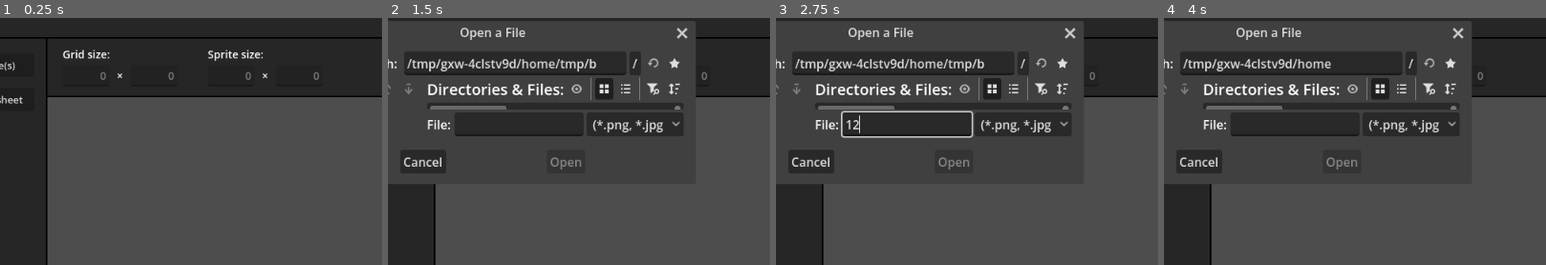
Above: before the commit, frames 1-4 (left to right).
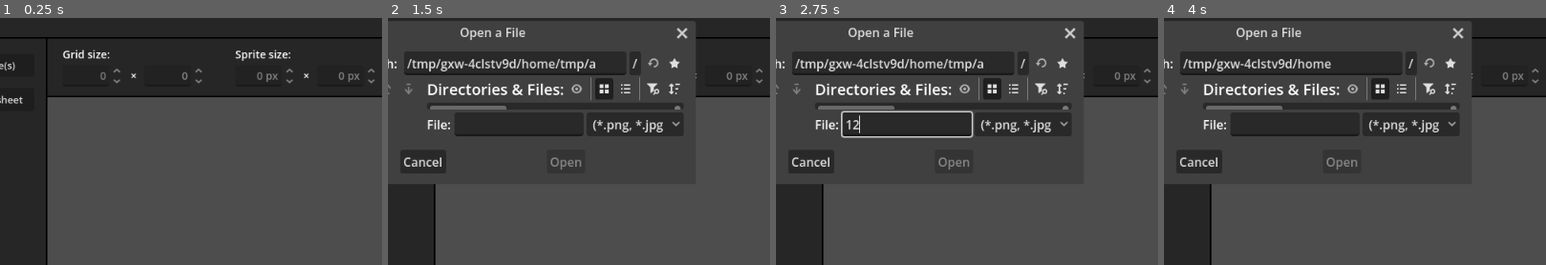
Above: after the commit, the same moments.

Repository: caleb-tognoli/spritesheetbelli
Game: Godot game, scene res://ui/main/main.tscn
Two runs of this game, one before a commit and one after it. Both use one fixed random seed, a clock stepped at 60 frames per second and the inputs below. The engine's default icon, where the game draws it, is replaced by a stand-in: a white triangle on a blue panel in a dark square.
Inputs (mouse positions are % of the whole screen's width and height, from its top left):
- Up to frame 1 (0.25 s): no input
- Up to frame 2 (1.5 s): click "File" at 0.5 s; click "Add Sprite(s)" at 1.25 s
- Up to frame 3 (2.75 s): click (29, 22) at 2.02 s; type "12" at 2.1 s
- Up to frame 4 (4 s): click (8, 9) at 2.75 s; click (8, 9) at 3.5 s
The pictures show only the part of the screen within x 12-62%, y 0-50%; the shares and areas given below are measured in that part.

The runs differ from the first frame. In frame 1, 1.0% of the frame differs, in the area x 29-98%, y 12-27%; in frame 2, 0.2%; in frame 3, 0.2%; in frame 4, 0.1%.

Commit message:
Fix: Clearing a grid field deleted every sprite
An empty grid field was replaced with 0, which removed all sprites after
the confirmation. Grid and sprite size fields are now SpinBoxes: an empty
or invalid entry restores the previous value, and their up/down arrows
add or remove a row or column in one click.

The three LineEdit helper components are no longer needed and are removed.

Diff:
--- a/scripts/components/line_edit/line_edit_numbers_only_component.gd
+++ /dev/null
@@ -1,22 +0,0 @@
-class_name LineEditNumberOnlyComponent
-extends Node
-
-@onready var line_edit: LineEdit = get_parent()
-@onready var regex_number_only = RegEx.new()
-
-var old_text = ""
-
-
-func _ready() -> void:
-	regex_number_only.compile("^[0-9]*$")
-
-	line_edit.text_changed.connect(_on_line_edit_text_changed)
-	line_edit.alignment = HORIZONTAL_ALIGNMENT_RIGHT
-
-
-func _on_line_edit_text_changed(new_text: String):
-	if regex_number_only.search(new_text):
-		old_text = str(new_text)
-	else:
-		line_edit.text = old_text
-		line_edit.set_caret_column(line_edit.text.length())
--- a/scripts/components/line_edit/line_edit_set_default_on_empty_submit_component.gd
+++ /dev/null
@@ -1,16 +0,0 @@
-class_name LineEditSetDefaultOnEmptySubmitComponent
-extends Node
-
-@export var default_value: String
-
-@onready var line_edit: LineEdit = get_parent()
-
-
-func _ready() -> void:
-	line_edit.text_submitted.connect(set_default_if_empty)
-
-
-func set_default_if_empty(new_text: String):
-	if new_text.is_empty():
-		line_edit.text = default_value
-		line_edit.text_submitted.emit(line_edit.text)
--- a/scripts/components/line_edit/line_edit_submit_on_focus_exit_component.gd
+++ /dev/null
@@ -1,8 +0,0 @@
-class_name LineEditSubmitOnFocusExitComponent
-extends Node
-
-@onready var line_edit: LineEdit = get_parent()
-
-
-func _ready() -> void:
-	line_edit.focus_exited.connect(func(): line_edit.text_submitted.emit(line_edit.text))
--- a/tests/unit/test_main.gd
+++ b/tests/unit/test_main.gd
@@ -118,3 +118,21 @@
 	main.new_spritesheet()
 	assert_true(Global.spritesheet.is_empty())
 	assert_eq(Global.filepath, "")
+
+
+func test_clearing_grid_field_keeps_previous_value() -> void:
+	Global.spritesheet.add_frames([make_image(Color.RED), make_image(Color.BLUE)] as Array[Image])
+	await get_tree().process_frame
+	var field: SpinBox = main.grid_columns
+	var line_edit := field.get_line_edit()
+	line_edit.text = ""
+	line_edit.text_submitted.emit("")
+	field.apply()
+	assert_eq(Global.spritesheet.frames.size(), 2, "no sprites deleted")
+	assert_eq(int(field.value), 2)
+
+
+func test_grid_spinbox_arrows_add_columns() -> void:
+	Global.spritesheet.add_frames([make_image(Color.RED)] as Array[Image])
+	main.grid_columns.value += 1
+	assert_eq(Global.spritesheet.grid_size, Vector2i(2, 1))
--- a/ui/add_spritesheet/add_spritesheet_window.gd
+++ b/ui/add_spritesheet/add_spritesheet_window.gd
@@ -6,8 +6,8 @@
 @onready var preview_area: PreviewArea = %PreviewArea
 @onready var add_selected_frames_btn: Button = %AddSelectedFrames
 @onready var add_spritesheet_btn: Button = %AddSpritesheet
-@onready var grid_columns: LineEdit = %GridColumns
-@onready var grid_rows: LineEdit = %GridRows
+@onready var grid_columns: SpinBox = %GridColumns
+@onready var grid_rows: SpinBox = %GridRows
 
 @export var spritesheet_image: Image
 
@@ -20,11 +20,11 @@
 	add_selected_frames_btn.pressed.connect(add_selected_frames_to_global)
 	add_spritesheet_btn.pressed.connect(add_spritesheet_to_global)
 	preview_area.spritesheet_preview.preview_updated.connect(on_preview_update)
-	grid_columns.text_submitted.connect(
-		func(columns_str: String): update_grid_size(int(columns_str), spritesheet.grid_size.y)
+	grid_columns.value_changed.connect(
+		func(columns: float): update_grid_size(int(columns), spritesheet.grid_size.y)
 	)
-	grid_rows.text_submitted.connect(
-		func(rows_str: String): update_grid_size(spritesheet.grid_size.x, int(rows_str))
+	grid_rows.value_changed.connect(
+		func(rows: float): update_grid_size(spritesheet.grid_size.x, int(rows))
 	)
 
 	preview_area.spritesheet_preview.able_to_lock_spaces = false
@@ -66,8 +66,8 @@
 	preview_area.spritesheet_preview.spritesheet = spritesheet
 	on_preview_update()
 
-	grid_columns.text = str(columns)
-	grid_rows.text = str(rows)
+	grid_columns.set_value_no_signal(columns)
+	grid_rows.set_value_no_signal(rows)
 
 
 func add_spritesheet_to_global():
--- a/ui/add_spritesheet/add_spritesheet_window.tscn
+++ b/ui/add_spritesheet/add_spritesheet_window.tscn
@@ -3,10 +3,7 @@
 [ext_resource type="Script" path="res://ui/add_spritesheet/add_spritesheet_window.gd" id="1_03ua1"]
 [ext_resource type="Theme" uid="uid://b3ifhjmt3jxbu" path="res://resources/themes/main_theme.tres" id="1_6ilyc"]
 [ext_resource type="PackedScene" uid="uid://dr85rkajtgbvy" path="res://ui/spritesheet_preview/preview_area.tscn" id="1_625nm"]
-[ext_resource type="Script" path="res://scripts/components/line_edit/line_edit_numbers_only_component.gd" id="3_0mbrd"]
 [ext_resource type="Theme" uid="uid://djdxrtim7a6av" path="res://resources/themes/left_bar_theme.tres" id="3_6ejyu"]
-[ext_resource type="Script" path="res://scripts/components/line_edit/line_edit_submit_on_focus_exit_component.gd" id="4_rprxi"]
-[ext_resource type="Script" path="res://scripts/components/line_edit/line_edit_set_default_on_empty_submit_component.gd" id="5_mjx14"]
 
 [sub_resource type="StyleBoxFlat" id="StyleBoxFlat_8faui"]
 bg_color = Color(0, 0, 0, 1)
@@ -67,45 +64,31 @@
 size_flags_horizontal = 0
 theme_override_constants/separation = 10
 
-[node name="GridColumns" type="LineEdit" parent="VBoxContainer/PanelContainer/MarginContainer/HBoxContainer/GridSize/HBoxContainer"]
+[node name="GridColumns" type="SpinBox" parent="VBoxContainer/PanelContainer/MarginContainer/HBoxContainer/GridSize/HBoxContainer"]
 unique_name_in_owner = true
 layout_mode = 2
 size_flags_vertical = 4
 tooltip_text = "Columns"
-placeholder_text = "x"
+min_value = 1.0
+max_value = 1024.0
+value = 1.0
+alignment = 2
 select_all_on_focus = true
-
-[node name="LineEditNumberOnlyComponent" type="Node" parent="VBoxContainer/PanelContainer/MarginContainer/HBoxContainer/GridSize/HBoxContainer/GridColumns"]
-script = ExtResource("3_0mbrd")
-
-[node name="LineEditSubmitOnFocusExitComponent" type="Node" parent="VBoxContainer/PanelContainer/MarginContainer/HBoxContainer/GridSize/HBoxContainer/GridColumns"]
-script = ExtResource("4_rprxi")
-
-[node name="LineEditSetDefaultOnEmptySubmitComponent" type="Node" parent="VBoxContainer/PanelContainer/MarginContainer/HBoxContainer/GridSize/HBoxContainer/GridColumns"]
-script = ExtResource("5_mjx14")
-default_value = "0"
 
 [node name="X" type="Label" parent="VBoxContainer/PanelContainer/MarginContainer/HBoxContainer/GridSize/HBoxContainer"]
 layout_mode = 2
 text = "×"
 
-[node name="GridRows" type="LineEdit" parent="VBoxContainer/PanelContainer/MarginContainer/HBoxContainer/GridSize/HBoxContainer"]
+[node name="GridRows" type="SpinBox" parent="VBoxContainer/PanelContainer/MarginContainer/HBoxContainer/GridSize/HBoxContainer"]
 unique_name_in_owner = true
 layout_mode = 2
 size_flags_vertical = 4
 tooltip_text = "Rows"
-placeholder_text = "y"
+min_value = 1.0
+max_value = 1024.0
+value = 1.0
+alignment = 2
 select_all_on_focus = true
-
-[node name="LineEditNumbersOnlyComponent" type="Node" parent="VBoxContainer/PanelContainer/MarginContainer/HBoxContainer/GridSize/HBoxContainer/GridRows"]
-script = ExtResource("3_0mbrd")
-
-[node name="LineEditSubmitOnFocusExitComponent" type="Node" parent="VBoxContainer/PanelContainer/MarginContainer/HBoxContainer/GridSize/HBoxContainer/GridRows"]
-script = ExtResource("4_rprxi")
-
-[node name="LineEditSetDefaultOnEmptySubmitComponent" type="Node" parent="VBoxContainer/PanelContainer/MarginContainer/HBoxContainer/GridSize/HBoxContainer/GridRows"]
-script = ExtResource("5_mjx14")
-default_value = "0"
 
 [node name="PreviewArea" parent="VBoxContainer" instance=ExtResource("1_625nm")]
 unique_name_in_owner = true
--- a/ui/main/main.tscn
+++ b/ui/main/main.tscn
@@ -3,7 +3,6 @@
 [ext_resource type="Theme" uid="uid://b3ifhjmt3jxbu" path="res://resources/themes/main_theme.tres" id="1_cqlxd"]
 [ext_resource type="Script" path="res://ui/main/main_ui.gd" id="1_o3sot"]
 [ext_resource type="Theme" uid="uid://boqntmvqibtxh" path="res://resources/themes/top_row_theme.tres" id="1_pgjiq"]
-[ext_resource type="Script" path="res://scripts/components/line_edit/line_edit_numbers_only_component.gd" id="2_qfp4s"]
 [ext_resource type="Theme" uid="uid://byp010118e18q" path="res://resources/themes/dialog_theme.tres" id="3_px7nh"]
 [ext_resource type="Script" path="res://scripts/components/accept_dialog/accept_dialog_center_text_component.gd" id="3_wj0uo"]
 [ext_resource type="Theme" uid="uid://djdxrtim7a6av" path="res://resources/themes/left_bar_theme.tres" id="5_itfh2"]
@@ -13,8 +12,6 @@
 [ext_resource type="PackedScene" uid="uid://dr85rkajtgbvy" path="res://ui/spritesheet_preview/preview_area.tscn" id="6_q2y6a"]
 [ext_resource type="Script" path="res://ui/main/menu_bar.gd" id="7_rk3ov"]
 [ext_resource type="Texture2D" uid="uid://chq2yry3hpy6c" path="res://assets/icons/SpriteSheet.svg" id="7_wpt02"]
-[ext_resource type="Script" path="res://scripts/components/line_edit/line_edit_submit_on_focus_exit_component.gd" id="8_ej51d"]
-[ext_resource type="Script" path="res://scripts/components/line_edit/line_edit_set_default_on_empty_submit_component.gd" id="9_hy223"]
 
 [sub_resource type="StyleBoxFlat" id="StyleBoxFlat_qlfvo"]
 bg_color = Color(0, 0, 0, 1)
@@ -224,47 +221,33 @@
 layout_mode = 2
 theme_override_constants/separation = 10
 
-[node name="GridColumns" type="LineEdit" parent="VBoxContainer/HBoxContainer/VBoxContainer/Panel/MarginContainer/HBoxContainer/GridSize/HBoxContainer"]
+[node name="GridColumns" type="SpinBox" parent="VBoxContainer/HBoxContainer/VBoxContainer/Panel/MarginContainer/HBoxContainer/GridSize/HBoxContainer"]
 unique_name_in_owner = true
 layout_mode = 2
 size_flags_horizontal = 3
 size_flags_vertical = 4
 tooltip_text = "Columns"
-placeholder_text = "x"
+min_value = 1.0
+max_value = 1024.0
+value = 1.0
+alignment = 2
 select_all_on_focus = true
 
-[node name="LineEditNumberOnlyComponent" type="Node" parent="VBoxContainer/HBoxContainer/VBoxContainer/Panel/MarginContainer/HBoxContainer/GridSize/HBoxContainer/GridColumns"]
-script = ExtResource("2_qfp4s")
-
-[node name="LineEditSubmitOnFocusExitComponent" type="Node" parent="VBoxContainer/HBoxContainer/VBoxContainer/Panel/MarginContainer/HBoxContainer/GridSize/HBoxContainer/GridColumns"]
-script = ExtResource("8_ej51d")
-
-[node name="LineEditSetDefaultOnEmptySubmitComponent" type="Node" parent="VBoxContainer/HBoxContainer/VBoxContainer/Panel/MarginContainer/HBoxContainer/GridSize/HBoxContainer/GridColumns"]
-script = ExtResource("9_hy223")
-default_value = "0"
-
 [node name="X" type="Label" parent="VBoxContainer/HBoxContainer/VBoxContainer/Panel/MarginContainer/HBoxContainer/GridSize/HBoxContainer"]
 layout_mode = 2
 text = "×"
 
-[node name="GridRows" type="LineEdit" parent="VBoxContainer/HBoxContainer/VBoxContainer/Panel/MarginContainer/HBoxContainer/GridSize/HBoxContainer"]
+[node name="GridRows" type="SpinBox" parent="VBoxContainer/HBoxContainer/VBoxContainer/Panel/MarginContainer/HBoxContainer/GridSize/HBoxContainer"]
 unique_name_in_owner = true
 layout_mode = 2
 size_flags_horizontal = 3
 size_flags_vertical = 4
 tooltip_text = "Rows"
-placeholder_text = "y"
+min_value = 1.0
+max_value = 1024.0
+value = 1.0
+alignment = 2
 select_all_on_focus = true
-
-[node name="LineEditNumbersOnlyComponent" type="Node" parent="VBoxContainer/HBoxContainer/VBoxContainer/Panel/MarginContainer/HBoxContainer/GridSize/HBoxContainer/GridRows"]
-script = ExtResource("2_qfp4s")
-
-[node name="LineEditSubmitOnFocusExitComponent" type="Node" parent="VBoxContainer/HBoxContainer/VBoxContainer/Panel/MarginContainer/HBoxContainer/GridSize/HBoxContainer/GridRows"]
-script = ExtResource("8_ej51d")
-
-[node name="LineEditSetDefaultOnEmptySubmitComponent" type="Node" parent="VBoxContainer/HBoxContainer/VBoxContainer/Panel/MarginContainer/HBoxContainer/GridSize/HBoxContainer/GridRows"]
-script = ExtResource("9_hy223")
-default_value = "0"
 
 [node name="SpriteSize" type="VBoxContainer" parent="VBoxContainer/HBoxContainer/VBoxContainer/Panel/MarginContainer/HBoxContainer"]
 layout_mode = 2
@@ -279,47 +262,35 @@
 layout_mode = 2
 theme_override_constants/separation = 10
 
-[node name="SpriteWidth" type="LineEdit" parent="VBoxContainer/HBoxContainer/VBoxContainer/Panel/MarginContainer/HBoxContainer/SpriteSize/HBoxContainer"]
+[node name="SpriteWidth" type="SpinBox" parent="VBoxContainer/HBoxContainer/VBoxContainer/Panel/MarginContainer/HBoxContainer/SpriteSize/HBoxContainer"]
 unique_name_in_owner = true
 layout_mode = 2
 size_flags_horizontal = 3
 size_flags_vertical = 4
 tooltip_text = "Length"
-placeholder_text = "x"
-editable = false
-
-[node name="LineEditNumberOnlyComponent" type="Node" parent="VBoxContainer/HBoxContainer/VBoxContainer/Panel/MarginContainer/HBoxContainer/SpriteSize/HBoxContainer/SpriteWidth"]
-script = ExtResource("2_qfp4s")
-
-[node name="LineEditSubmitOnFocusExitComponent" type="Node" parent="VBoxContainer/HBoxContainer/VBoxContainer/Panel/MarginContainer/HBoxContainer/SpriteSize/HBoxContainer/SpriteWidth"]
-script = ExtResource("8_ej51d")
-
-[node name="LineEditSetDefaultOnEmptySubmitComponent" type="Node" parent="VBoxContainer/HBoxContainer/VBoxContainer/Panel/MarginContainer/HBoxContainer/SpriteSize/HBoxContainer/SpriteWidth"]
-script = ExtResource("9_hy223")
-default_value = "0"
+min_value = 1.0
+max_value = 16384.0
+value = 1.0
+alignment = 2
+select_all_on_focus = true
+suffix = "px"
 
 [node name="X" type="Label" parent="VBoxContainer/HBoxContainer/VBoxContainer/Panel/MarginContainer/HBoxContainer/SpriteSize/HBoxContainer"]
 layout_mode = 2
 text = "×"
 
-[node name="SpriteHeight" type="LineEdit" parent="VBoxContainer/HBoxContainer/VBoxContainer/Panel/MarginContainer/HBoxContainer/SpriteSize/HBoxContainer"]
+[node name="SpriteHeight" type="SpinBox" parent="VBoxContainer/HBoxContainer/VBoxContainer/Panel/MarginContainer/HBoxContainer/SpriteSize/HBoxContainer"]
 unique_name_in_owner = true
 layout_mode = 2
 size_flags_horizontal = 3
 size_flags_vertical = 4
 tooltip_text = "Height"
-placeholder_text = "y"
-editable = false
-
-[node name="LineEditNumberOnlyComponent" type="Node" parent="VBoxContainer/HBoxContainer/VBoxContainer/Panel/MarginContainer/HBoxContainer/SpriteSize/HBoxContainer/SpriteHeight"]
-script = ExtResource("2_qfp4s")
-
-[node name="LineEditSubmitOnFocusExitComponent" type="Node" parent="VBoxContainer/HBoxContainer/VBoxContainer/Panel/MarginContainer/HBoxContainer/SpriteSize/HBoxContainer/SpriteHeight"]
-script = ExtResource("8_ej51d")
-
-[node name="LineEditSetDefaultOnEmptySubmitComponent" type="Node" parent="VBoxContainer/HBoxContainer/VBoxContainer/Panel/MarginContainer/HBoxContainer/SpriteSize/HBoxContainer/SpriteHeight"]
-script = ExtResource("9_hy223")
-default_value = "0"
+min_value = 1.0
+max_value = 16384.0
+value = 1.0
+alignment = 2
+select_all_on_focus = true
+suffix = "px"
 
 [node name="ExportContainer" type="HBoxContainer" parent="VBoxContainer/HBoxContainer/VBoxContainer/Panel/MarginContainer/HBoxContainer"]
 layout_mode = 2
--- a/ui/main/main_ui.gd
+++ b/ui/main/main_ui.gd
@@ -8,10 +8,10 @@
 @onready var notification_dialog: AcceptDialog = $NotificationDialog
 @onready var confirmation_dialog: ConfirmationDialog = $ConfirmationDialog
 @onready var preview_area: Control = %PreviewArea
-@onready var grid_rows: LineEdit = %GridRows
-@onready var grid_columns: LineEdit = %GridColumns
-@onready var sprite_width: LineEdit = %SpriteWidth
-@onready var sprite_height: LineEdit = %SpriteHeight
+@onready var grid_rows: SpinBox = %GridRows
+@onready var grid_columns: SpinBox = %GridColumns
+@onready var sprite_width: SpinBox = %SpriteWidth
+@onready var sprite_height: SpinBox = %SpriteHeight
 @onready var add_sprites_btn: Button = %AddSprites
 @onready var add_spritesheet_btn: Button = %AddSpritesheet
 @onready var spritesheet_width: Label = %SpritesheetWidth
@@ -24,6 +24,9 @@
 
 
 func _ready() -> void:
+	# 0 is only shown while the spritesheet is empty
+	for field: SpinBox in [grid_rows, grid_columns, sprite_width, sprite_height]:
+		field.min_value = 0
 	preview_area.spritesheet_preview.spritesheet = Global.spritesheet
 	set_text_params(Global.spritesheet)
 	disable_if_empty()
@@ -36,28 +39,28 @@
 	add_spritesheet_btn.pressed.connect(popup_file_dialog.bind(open_spritesheet_dialog))
 	save_sprites_dialog.dir_selected.connect(save_sprites)
 	save_spritesheet_dialog.file_selected.connect(save_spritesheet)
-	grid_rows.text_submitted.connect(
-		func(str_rows): set_spritesheet_grid_size(Global.spritesheet.grid_size.x, int(str_rows))
-	)
-	grid_columns.text_submitted.connect(
-		func(str_columns):
-			set_spritesheet_grid_size(int(str_columns), Global.spritesheet.grid_size.y)
-	)
-	sprite_width.text_submitted.connect(
-		func(str_width):
+	grid_rows.value_changed.connect(
+		func(rows: float): set_spritesheet_grid_size(Global.spritesheet.grid_size.x, int(rows))
+	)
+	grid_columns.value_changed.connect(
+		func(columns: float):
+			set_spritesheet_grid_size(int(columns), Global.spritesheet.grid_size.y)
+	)
+	sprite_width.value_changed.connect(
+		func(value: float):
 			if Global.spritesheet.sprite_size.x <= 0:
 				return
-			var width: int = int(str_width)
+			var width := int(value)
 			var height: int = (
 				(Global.spritesheet.sprite_size.y * width) / Global.spritesheet.sprite_size.x
 			)
 			resize_sprites(Vector2i(width, height))
 	)
-	sprite_height.text_submitted.connect(
-		func(str_height):
+	sprite_height.value_changed.connect(
+		func(value: float):
 			if Global.spritesheet.sprite_size.y <= 0:
 				return
-			var height: int = int(str_height)
+			var height := int(value)
 			var width: int = (
 				(Global.spritesheet.sprite_size.x * height) / Global.spritesheet.sprite_size.y
 			)
@@ -126,10 +129,10 @@
 
 
 func set_text_params(spritesheet: Spritesheet) -> void:
-	grid_rows.text = str(spritesheet.grid_size.y)
-	grid_columns.text = str(spritesheet.grid_size.x)
-	sprite_width.text = str(spritesheet.sprite_size.x)
-	sprite_height.text = str(spritesheet.sprite_size.y)
+	grid_rows.set_value_no_signal(spritesheet.grid_size.y)
+	grid_columns.set_value_no_signal(spritesheet.grid_size.x)
+	sprite_width.set_value_no_signal(spritesheet.sprite_size.x)
+	sprite_height.set_value_no_signal(spritesheet.sprite_size.y)
 	spritesheet_width.text = str(spritesheet.sprite_size.x * spritesheet.grid_size.x)
 	spritesheet_height.text = str(spritesheet.sprite_size.y * spritesheet.grid_size.y)
 
Not shown, removed: scripts/components/line_edit/line_edit_numbers_only_component.gd.uid
Not shown, removed: scripts/components/line_edit/line_edit_set_default_on_empty_submit_component.gd.uid
Not shown, removed: scripts/components/line_edit/line_edit_submit_on_focus_exit_component.gd.uid
